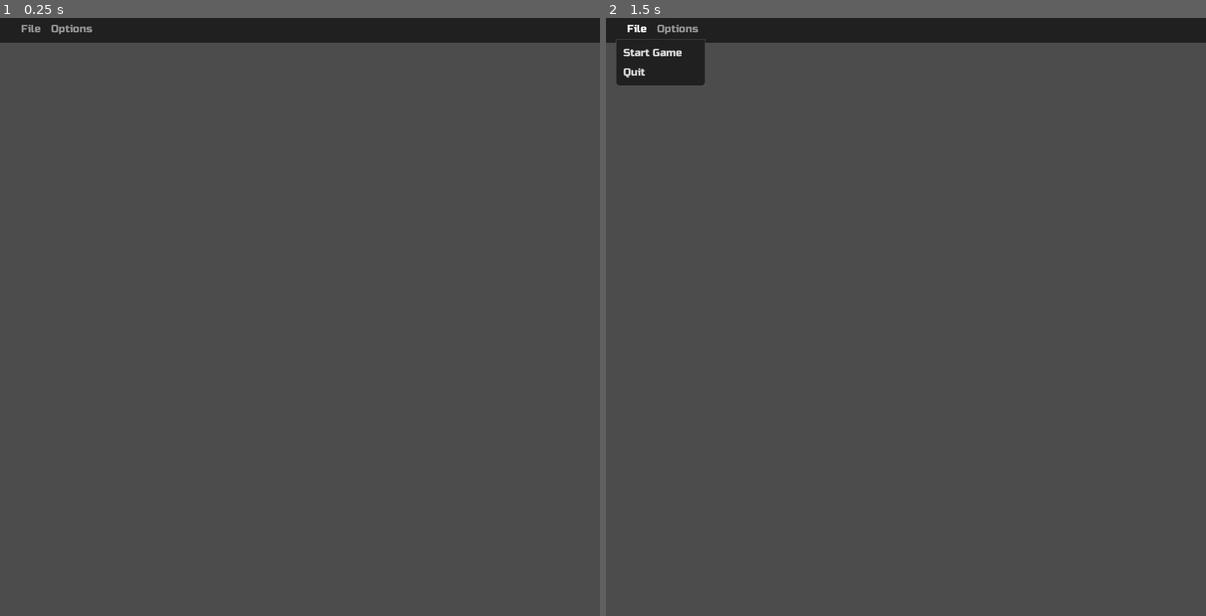
Above: before the commit, frames 1-2 (left to right).
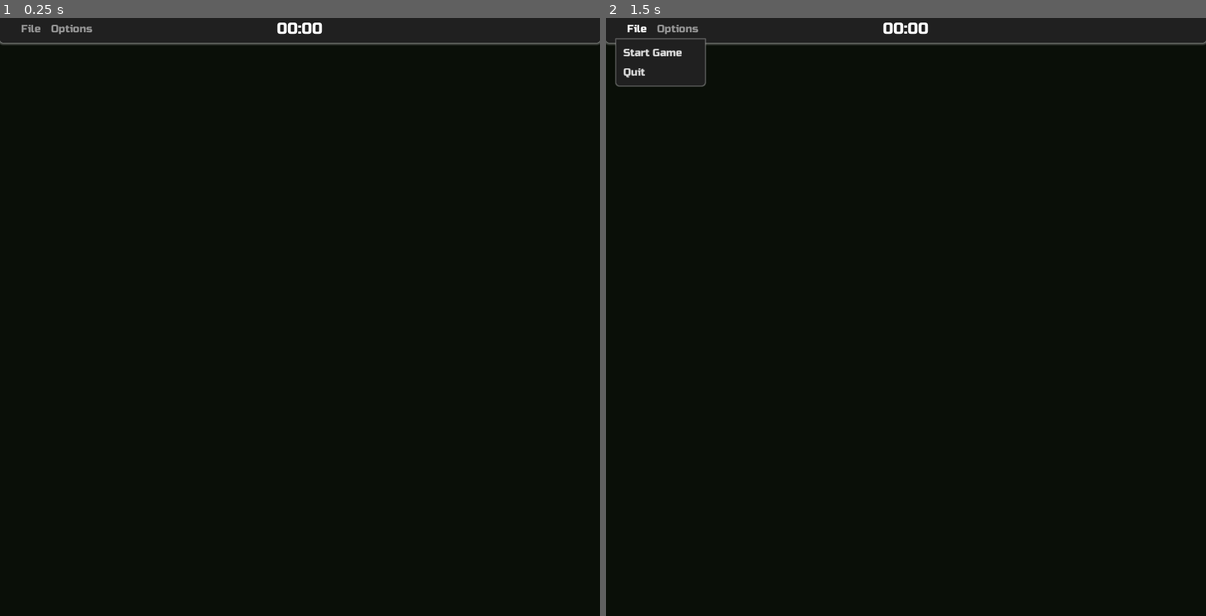
Above: after the commit, the same moments.

Repository: Yatchanek/Minesweeper
Game: Godot game, scene res://scenes/minesweeper.tscn
Two runs of this game, one before a commit and one after it. Both use one fixed random seed, a clock stepped at 60 frames per second and the inputs below.
Inputs:
- Up to frame 1 (0.25 s): no input
- Up to frame 2 (1.5 s): click "File" at 0.5 s; click "File" at 1.25 s

The runs differ from the first frame. In frame 1, 96% of the frame differs, in the area x 0-100%, y 0-100%; in frame 2, 95%.

Commit message:
Added timer

Diff:
--- a/scenes/minesweeper.tscn
+++ b/scenes/minesweeper.tscn
@@ -1,9 +1,10 @@
-[gd_scene load_steps=20 format=2]
+[gd_scene load_steps=25 format=2]
 
 [ext_resource path="res://scripts/Minesweeper.gd" type="Script" id=1]
 [ext_resource path="res://scripts/grid_logic.gd" type="Script" id=2]
 [ext_resource path="res://assets/dark_tileset.tres" type="TileSet" id=3]
 [ext_resource path="res://assets/russo_one_regular.ttf" type="DynamicFontData" id=4]
+[ext_resource path="res://scripts/menu.gd" type="Script" id=5]
 
 [sub_resource type="DynamicFont" id=2]
 size = 96
@@ -15,7 +16,18 @@
 use_filter = true
 font_data = ExtResource( 4 )
 
+[sub_resource type="StyleBoxFlat" id=22]
+bg_color = Color( 0.12549, 0.12549, 0.12549, 1 )
+corner_radius_top_left = 5
+corner_radius_top_right = 5
+corner_radius_bottom_right = 5
+corner_radius_bottom_left = 5
+shadow_color = Color( 0.607843, 0.607843, 0.607843, 0.6 )
+shadow_size = 5
+
 [sub_resource type="StyleBoxFlat" id=6]
+shadow_color = Color( 0.764706, 0.764706, 0.764706, 0.6 )
+shadow_size = 5
 
 [sub_resource type="StyleBoxFlat" id=5]
 bg_color = Color( 0.12549, 0.12549, 0.12549, 1 )
@@ -31,6 +43,8 @@
 expand_margin_right = 10.0
 expand_margin_top = 5.0
 expand_margin_bottom = 5.0
+shadow_color = Color( 0.713726, 0.713726, 0.713726, 0.6 )
+shadow_size = 2
 
 [sub_resource type="DynamicFont" id=17]
 use_filter = true
@@ -42,10 +56,22 @@
 MenuButton/colors/font_color_focus = Color( 1, 1, 1, 1 )
 MenuButton/colors/font_color_hover = Color( 1, 1, 1, 1 )
 MenuButton/fonts/font = SubResource( 3 )
+Panel/styles/panel = SubResource( 22 )
 PopupDialog/styles/panel = SubResource( 6 )
 PopupMenu/constants/vseparation = 10
 PopupMenu/styles/panel = SubResource( 5 )
 
+[sub_resource type="StyleBoxFlat" id=23]
+bg_color = Color( 0.12549, 0.12549, 0.12549, 1 )
+corner_radius_bottom_right = 5
+corner_radius_bottom_left = 5
+shadow_color = Color( 0.784314, 0.784314, 0.784314, 0.6 )
+shadow_size = 5
+
+[sub_resource type="DynamicFont" id=20]
+size = 24
+font_data = ExtResource( 4 )
+
 [sub_resource type="DynamicFont" id=18]
 font_data = ExtResource( 4 )
 
@@ -67,6 +93,11 @@
 font_data = ExtResource( 4 )
 
 [sub_resource type="DynamicFont" id=16]
+font_data = ExtResource( 4 )
+
+[sub_resource type="DynamicFont" id=21]
+size = 20
+use_filter = true
 font_data = ExtResource( 4 )
 
 [node name="Minesweeper" type="Node2D"]
@@ -99,21 +130,36 @@
 }
 
 [node name="Menu" type="Control" parent="HUD"]
-anchor_right = 1.0
-anchor_bottom = 1.0
+anchor_left = 0.5
+anchor_top = 0.5
+anchor_right = 0.5
+anchor_bottom = 0.5
+margin_left = -450.0
+margin_top = -450.0
+margin_right = 450.0
+margin_bottom = 450.0
 mouse_filter = 2
 theme = SubResource( 4 )
-__meta__ = {
-"_edit_use_anchors_": false
-}
-
-[node name="ColorRect" type="ColorRect" parent="HUD/Menu"]
+script = ExtResource( 5 )
+__meta__ = {
+"_edit_use_anchors_": false
+}
+
+[node name="ColorRect" type="Panel" parent="HUD/Menu"]
 anchor_right = 1.0
 rect_min_size = Vector2( 0, 40 )
-color = Color( 0.12549, 0.12549, 0.12549, 1 )
-__meta__ = {
-"_edit_use_anchors_": false
-}
+custom_styles/panel = SubResource( 23 )
+
+[node name="TimeLabel" type="Label" parent="HUD/Menu/ColorRect"]
+anchor_left = 0.5
+anchor_right = 0.5
+anchor_bottom = 1.0
+margin_left = -35.0
+margin_right = 35.0
+size_flags_vertical = 3
+custom_fonts/font = SubResource( 20 )
+text = "00:00"
+valign = 1
 
 [node name="HBoxContainer" type="HBoxContainer" parent="HUD/Menu"]
 margin_left = 25.0
@@ -138,9 +184,10 @@
 mouse_default_cursor_shape = 2
 custom_fonts/font = SubResource( 19 )
 text = "Options"
-items = [ "Grid Size", null, 0, false, true, 0, 0, null, "", …(328 unchanged characters)… , 0, false, false, 5, 0, null, "", false ]
+items = [ "Grid Size", null, 0, false, true, 0, 0, null, "", …(328 unchanged characters)… , 0, false, false, 5, 0, null, "", false, "Show best times", null, 0, false, false, 6, 0, null, "", false ]
 
 [node name="CustomGridSize" type="Popup" parent="HUD/Menu"]
+visible = true
 anchor_left = 0.5
 anchor_top = 0.5
 anchor_right = 0.5
@@ -264,7 +311,6 @@
 }
 
 [node name="ColorPicker" type="Popup" parent="HUD/Menu"]
-visible = true
 anchor_left = 0.5
 anchor_top = 0.5
 anchor_right = 0.5
@@ -657,12 +703,134 @@
 custom_fonts/font = SubResource( 16 )
 valign = 1
 
+[node name="BestTimes" type="Popup" parent="HUD/Menu"]
+anchor_left = 0.5
+anchor_top = 0.5
+anchor_right = 0.5
+anchor_bottom = 0.5
+margin_left = -125.0
+margin_top = -112.5
+margin_right = 125.0
+margin_bottom = 112.5
+rect_min_size = Vector2( 250, 225 )
+mouse_filter = 2
+__meta__ = {
+"_edit_use_anchors_": false
+}
+
+[node name="Panel" type="Panel" parent="HUD/Menu/BestTimes"]
+anchor_right = 1.0
+anchor_bottom = 1.0
+margin_bottom = -100.0
+rect_min_size = Vector2( 250, 225 )
+mouse_filter = 2
+__meta__ = {
+"_edit_use_anchors_": false
+}
+
+[node name="Label" type="Label" parent="HUD/Menu/BestTimes/Panel"]
+anchor_left = 0.5
+anchor_right = 0.5
+margin_left = -55.5
+margin_right = 55.5
+margin_bottom = 35.0
+custom_fonts/font = SubResource( 21 )
+text = "Best times"
+valign = 1
+__meta__ = {
+"_edit_use_anchors_": false
+}
+
+[node name="MarginContainer" type="MarginContainer" parent="HUD/Menu/BestTimes/Panel"]
+anchor_right = 1.0
+anchor_bottom = 1.0
+mouse_filter = 2
+custom_constants/margin_right = 15
+custom_constants/margin_top = 60
+custom_constants/margin_left = 15
+custom_constants/margin_bottom = 15
+__meta__ = {
+"_edit_use_anchors_": false
+}
+
+[node name="GridContainer" type="GridContainer" parent="HUD/Menu/BestTimes/Panel/MarginContainer"]
+margin_left = 15.0
+margin_top = 60.0
+margin_right = 235.0
+margin_bottom = 210.0
+mouse_filter = 2
+custom_constants/vseparation = 20
+columns = 2
+
+[node name="BeginnerLabel" type="Label" parent="HUD/Menu/BestTimes/Panel/MarginContainer/GridContainer"]
+margin_right = 108.0
+margin_bottom = 20.0
+text = "Beginner"
+
+[node name="BeginnerTimeLabel" type="Label" parent="HUD/Menu/BestTimes/Panel/MarginContainer/GridContainer"]
+margin_left = 220.0
+margin_right = 220.0
+margin_bottom = 20.0
+size_flags_horizontal = 10
+
+[node name="IntermediateLabel" type="Label" parent="HUD/Menu/BestTimes/Panel/MarginContainer/GridContainer"]
+margin_top = 40.0
+margin_right = 108.0
+margin_bottom = 60.0
+text = "Intermediate"
+
+[node name="IntermediateTimeLabel" type="Label" parent="HUD/Menu/BestTimes/Panel/MarginContainer/GridContainer"]
+margin_left = 220.0
+margin_top = 40.0
+margin_right = 220.0
+margin_bottom = 60.0
+size_flags_horizontal = 10
+
+[node name="ExpertLabel" type="Label" parent="HUD/Menu/BestTimes/Panel/MarginContainer/GridContainer"]
+margin_top = 80.0
+margin_right = 108.0
+margin_bottom = 100.0
+text = "Expert"
+
+[node name="ExpertTimeLabel" type="Label" parent="HUD/Menu/BestTimes/Panel/MarginContainer/GridContainer"]
+margin_left = 220.0
+margin_top = 80.0
+margin_right = 220.0
+margin_bottom = 100.0
+size_flags_horizontal = 10
+
+[node name="Button" type="Button" parent="HUD/Menu/BestTimes/Panel"]
+anchor_left = 0.5
+anchor_top = 1.0
+anchor_right = 0.5
+anchor_bottom = 1.0
+margin_left = -17.0
+margin_top = -35.0
+margin_right = 18.0
+margin_bottom = -9.0
+text = "OK"
+
+[node name="BackGround" type="CanvasLayer" parent="."]
+layer = -1
+
+[node name="ColorRect" type="ColorRect" parent="BackGround"]
+anchor_right = 1.0
+anchor_bottom = 1.0
+mouse_filter = 2
+color = Color( 0.0392157, 0.0588235, 0.0313726, 1 )
+__meta__ = {
+"_edit_use_anchors_": false
+}
+
 [connection signal="flag_placed_removed" from="TileMap" to="." method="_on_TileMap_flag_placed_removed"]
 [connection signal="game_over" from="TileMap" to="." method="_on_TileMap_game_over"]
 [connection signal="game_won" from="TileMap" to="." method="_on_TileMap_game_won"]
 [connection signal="place_label" from="TileMap" to="." method="_on_TileMap_place_label"]
+[connection signal="time_stopped" from="HUD/Menu" to="." method="_on_Menu_time_stopped"]
 [connection signal="about_to_show" from="HUD/Menu/CustomGridSize" to="." method="_on_CustomGridSize_about_to_show"]
 [connection signal="value_changed" from="HUD/Menu/CustomGridSize/Panel/MarginContainer/VBoxContainer/VBoxContainer/HBoxContainer/X" to="." method="_on_X_value_changed"]
 [connection signal="value_changed" from="HUD/Menu/CustomGridSize/Panel/MarginContainer/VBoxContainer/VBoxContainer/HBoxContainer/Y" to="." method="_on_Y_value_changed"]
 [connection signal="value_changed" from="HUD/Menu/CustomGridSize/Panel/MarginContainer/VBoxContainer/VBoxContainer2/MaxMines" to="." method="_on_MaxMines_value_changed"]
 [connection signal="pressed" from="HUD/Menu/CustomGridSize/Panel/Button" to="." method="_on_Button_pressed"]
+[connection signal="about_to_show" from="HUD/Menu/BestTimes" to="." method="_on_BestTimes_about_to_show"]
+[connection signal="pressed" from="HUD/Menu/BestTimes/Panel/Button" to="." method="_on_Hall_of_fame_Button_pressed"]
--- a/scripts/Minesweeper.gd
+++ b/scripts/Minesweeper.gd
@@ -10,6 +10,13 @@
 onready var color_selector = $HUD/Menu/ColorPicker/Panel/MarginContainer/ColorSelect
 onready var max_mines_input = $HUD/Menu/CustomGridSize/Panel/MarginContainer/VBoxContainer/VBoxContainer2/MaxMines
 onready var flag_label = $HUD/Menu/FlagLabel
+onready var menu = $HUD/Menu
+onready var beginner_time_label = $HUD/Menu/BestTimes/Panel/MarginContainer/GridContainer/BeginnerTimeLabel
+onready var intermediate_time_label = $HUD/Menu/BestTimes/Panel/MarginContainer/GridContainer/IntermediateTimeLabel
+onready var expert_time_label = $HUD/Menu/BestTimes/Panel/MarginContainer/GridContainer/ExpertTimeLabel
+onready var hall_of_fame = $HUD/Menu/BestTimes
+onready var x_size_button = $HUD/Menu/CustomGridSize/Panel/MarginContainer/VBoxContainer/VBoxContainer/HBoxContainer/X
+onready var y_size_button = $HUD/Menu/CustomGridSize/Panel/MarginContainer/VBoxContainer/VBoxContainer/HBoxContainer/Y
 
 var number_label = preload("res://scenes/number_label.tscn")
 var explosion = preload("res://scenes/explosion.tscn")
@@ -22,9 +29,16 @@
 var mine_count
 var custom_mine_count
 var game_over = false
+var game_won = false
 var in_menu = false
 var skill_level = 1
 var in_game = false
+
+var best_times = {
+	1: 5940,
+	2: 5940,
+	3: 5940
+	}
 
 func _unhandled_input(event):
 	if in_menu:
@@ -37,7 +51,6 @@
 				start_game()
 			else:
 				tilemap.handle_click(cell)
-
 		if event.button_index == BUTTON_RIGHT:
 			if game_over:
 				return
@@ -51,6 +64,22 @@
 	options_menu.get_popup().mouse_default_cursor_shape = Control.CURSOR_POINTING_HAND
 	for color_rect in color_selector.get_children():
 		color_rect.get_node("Button").connect("pressed", self, "_on_Color_selected", [color_rect.get_node("Button")])
+	load_data()
+
+func save_data():
+	var f = File.new()
+	f.open("user://higscore.dat", File.WRITE)
+	var data = var2str(best_times)
+	f.store_string(data)
+	f.close()
+
+func load_data():
+	var f = File.new()
+	if f.file_exists("user://higscore.dat"):
+		f.open("user://higscore.dat", File.READ)
+		var data = f.get_as_text()
+		best_times = str2var(data)
+		f.close()
 
 func start_game():
 	var ratio = 1.0
@@ -77,6 +106,8 @@
 	endgame_label.hide()
 	in_game = true
 	game_over = false
+	game_won = false
+	menu.start()
 
 func _on_File_menu_pressed(id):
 	match id:
@@ -108,6 +139,9 @@
 			skill_level = 0
 		5:
 			color_popup.popup()
+			in_menu = true
+		6:
+			hall_of_fame.popup()
 			in_menu = true
 
 func _on_X_value_changed(value):
@@ -143,9 +177,12 @@
 	in_menu = false
 
 func _on_CustomGridSize_about_to_show():
+	x_size_button.value = custom_grid_size.x
+	y_size_button.value = custom_grid_size.x
 	max_mines_input.min_value = ceil(custom_grid_size.x * custom_grid_size.y * 0.1)
 	max_mines_input.max_value = ceil(custom_grid_size.x * custom_grid_size.y * 0.33)
-	custom_mine_count = ceil(custom_grid_size.x * custom_grid_size.y * 0.15)
+	if custom_mine_count == null:
+		custom_mine_count = ceil(custom_grid_size.x * custom_grid_size.y * 0.15)
 	max_mines_input.value = custom_mine_count
 
 func _on_MaxMines_value_changed(value):
@@ -159,13 +196,16 @@
 	endgame_label.text = "Game Over!"
 	endgame_label.show()
 	game_over = true
+	in_game = false
+	menu.stop()
 
 func _on_TileMap_game_won():
 	endgame_label.text = "Game Won!"
 	endgame_label.show()
 	game_over = true
 	in_game = false
-
+	game_won = true
+	menu.stop()
 
 func _on_TileMap_place_label(pos, text):
 	var label = number_label.instance()
@@ -173,3 +213,28 @@
 	label.rect_position = pos
 	label.text = text
 	label.modulate = label_color
+
+func _on_Menu_time_stopped(time):
+	if skill_level == 0 or !game_won:
+		return
+	if time < best_times[skill_level]:
+		best_times[skill_level] = time
+		save_data()
+
+func _on_BestTimes_about_to_show():
+	var beginner_time = best_times[1]
+	var intermediate_time = best_times[2]
+	var expert_time = best_times[3]
+
+	beginner_time_label.text = "%02d:%02d" % format_time(beginner_time)
+	intermediate_time_label.text = "%02d:%02d" % format_time(intermediate_time)
+	expert_time_label.text = "%02d:%02d" % format_time(expert_time)
+
+func format_time(time):
+	var minutes = time / 60
+	var seconds = time % 60
+	return [minutes, seconds]
+
+func _on_Hall_of_fame_Button_pressed():
+	hall_of_fame.hide()
+	in_menu = false
--- /dev/null
+++ b/scripts/menu.gd
@@ -0,0 +1,26 @@
+extends Control
+
+onready var time_label = $ColorRect/TimeLabel
+
+var current_time
+var start_time
+
+signal time_stopped
+
+func _ready():
+	set_process(false)
+
+
+func _process(_delta):
+	current_time = OS.get_unix_time() - start_time
+	var minutes = current_time / 60
+	var seconds = current_time % 60
+	time_label.text = "%02d:%02d" % [minutes, seconds]
+
+func start():
+	start_time = OS.get_unix_time()
+	set_process(true)
+
+func stop():
+	set_process(false)
+	emit_signal("time_stopped", current_time)
